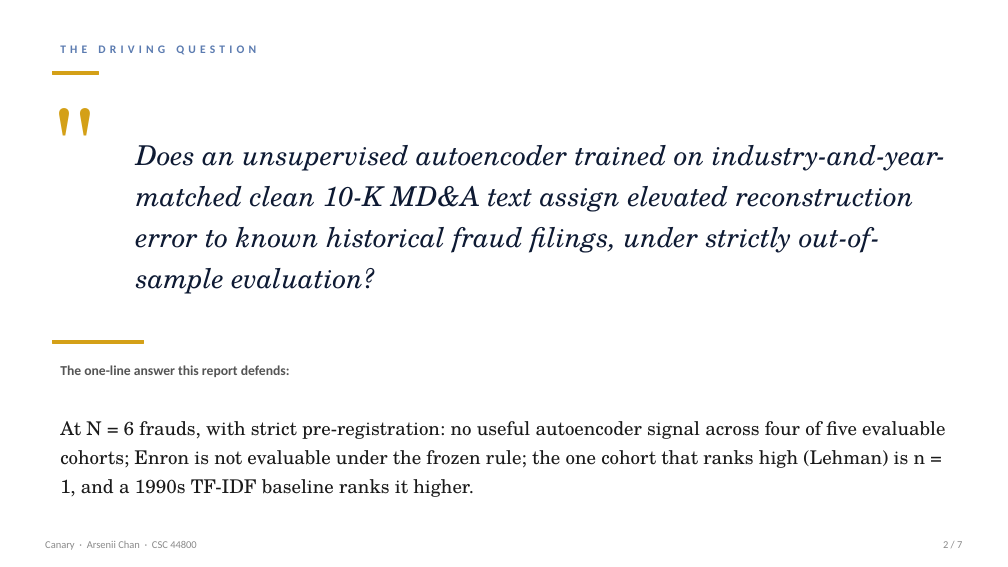
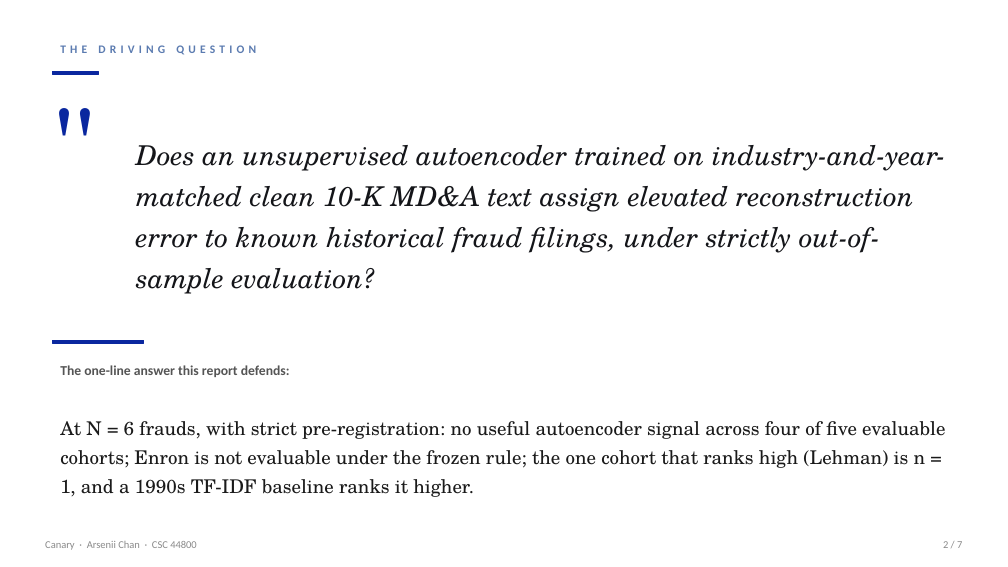
Before and after one commit to ArseniiChan/canary, a slide deck: slide 2 of reports/canary_deck.pptx. Drawn at 1008x567 pixels with LibreOffice and Linux fonts; fonts in the diff are those of the drawing. Boxes give left, top, right and bottom in pixels: in the first picture for what was removed or moved away, otherwise in the second. Text is boxed around its words. In the diff, an @@ line names an element or a change of style, - is before the commit and + after.

```diff
--- a/reports/canary_deck.pptx
+++ b/reports/canary_deck.pptx
@@ rectangle at (x1=53, y1=72, x2=98, y2=75): fill #D4A017 to #0A279F; outline #D4A017 1 pt to #0A279F 1 pt @@
@@ text """ at (x1=45, y1=91, x2=121, y2=204): text colour #D4A017 to #0A279F @@
@@ text "Does an unsupervised autoencoder trained ..." at (x1=136, y1=145, x2=945, y2=294): text colour #0E1A33 to #141519 @@
@@ rectangle at (x1=53, y1=340, x2=144, y2=343): fill #D4A017 to #0A279F; outline #D4A017 1 pt to #0A279F 1 pt @@
```
Also in this commit, not shown: 6 other slides changed, 2 other files.
